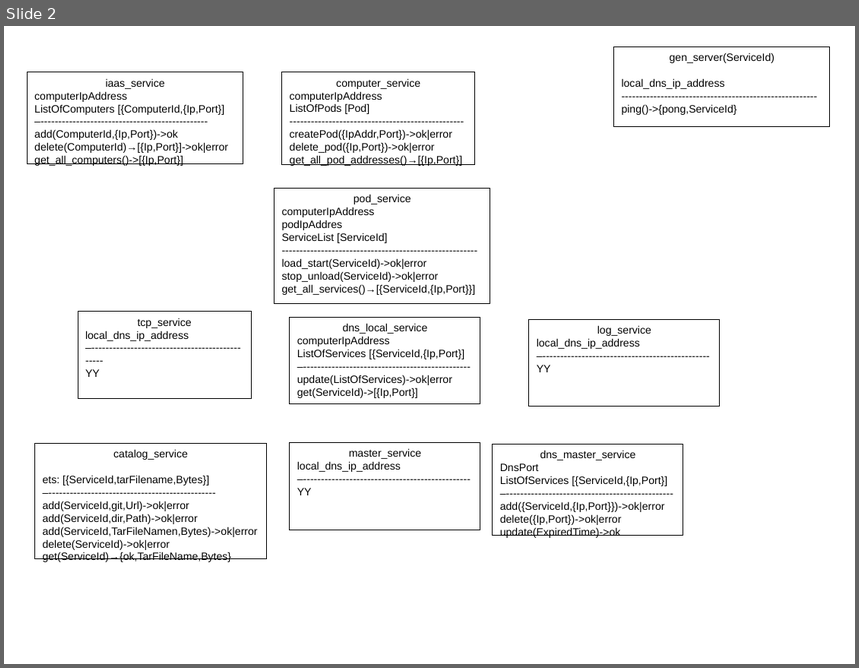
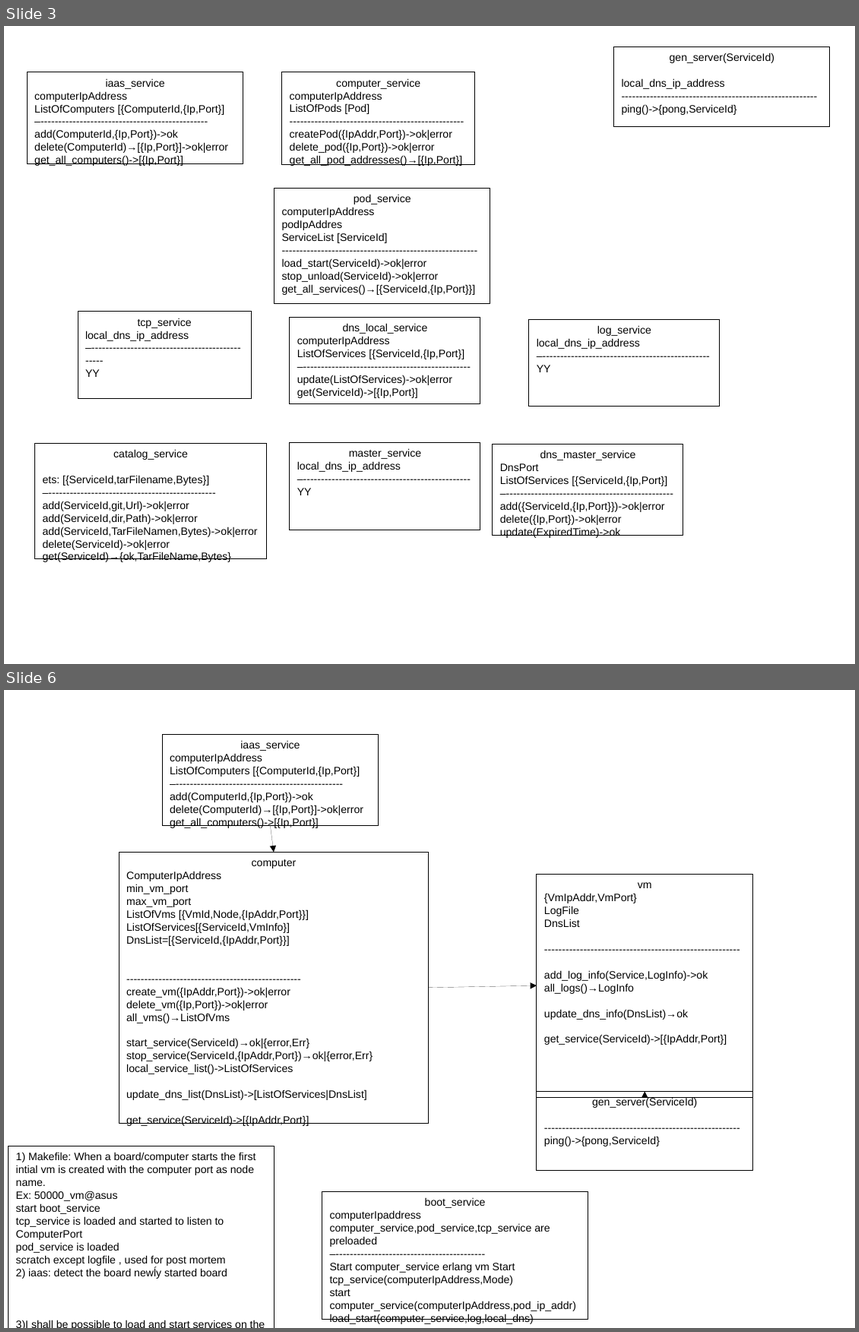
Before and after one commit to joq62/d, a slide deck: Jml.spec.odp. Shown one above the other, each under a label of ours: slide 2 before the commit, slides 3 and 6 after it; the slides between them are not shown. The pictures are 859x668 and 859x1332 pixels, drawn with LibreOffice and Linux fonts; fonts in the diff are those of the drawing. Boxes give left, top, right and bottom in pixels: in the first picture for what was removed or moved away, otherwise in the second. Text is boxed around its words. In the diff, an @@ line names an element or a change of style, - is before the commit and + after.

Commit message:
boot_service

```diff
--- a/Jml.spec.odp
+++ b/Jml.spec.odp
@@ slide 6 added at (4, 690, 855, 1328), background #FFFFFF @@
@@ rectangle added at (162, 735, 379, 826), outline #000000 0 pt, 10 pt, text #000000 @@
+iaas_service
+computerIpAddress
+ListOfComputers [{ComputerId,{Ip,Port}]
+–-----------------------------------------------
+add(ComputerId,{Ip,Port})->ok
+delete(ComputerId)→[{Ip,Port}]->ok|error
+get_all_computers()->[{Ip,Port}]
@@ arrow added from (271, 826) to (274, 852), #000000 0 pt @@
@@ rectangle added at (119, 852, 429, 1123), outline #000000 0 pt, 10 pt, text #000000 @@
+computer
+ComputerIpAddress
+min_vm_port
+max_vm_port
+ListOfVms [{VmId,Node,{IpAddr,Port}}]
+ListOfServices[{ServiceId,VmInfo}]
+DnsList=[{ServiceId,{IpAddr,Port}}]
+-------------------------------------------------
+create_vm({IpAddr,Port})->ok|error
+delete_vm({Ip,Port})->ok|error
+all_vms()→ListOfVms
+start_service(ServiceId)→ok|{error,Err}
+stop_service(ServiceId,{IpAddr,Port})→ok|{error,Err}
+local_service_list()->ListOfServices
+update_dns_list(DnsList)->[ListOfServices|DnsList]
+get_service(ServiceId)->[{IpAddr,Port}]
@@ rectangle added at (537, 875, 753, 1098), outline #000000 0 pt, 10 pt, text #000000 @@
+vm
+{VmIpAddr,VmPort}
+LogFile
+DnsList
+-------------------------------------------------------
+add_log_info(Service,LogInfo)->ok
+all_logs()→LogInfo
+update_dns_info(DnsList)→ok
+get_service(ServiceId)->[{IpAddr,Port}]
@@ arrow added from (429, 988) to (537, 986), #000000 0 pt @@
@@ rectangle added at (537, 1091, 753, 1171), outline #000000 0 pt, 10 pt, text #000000 @@
+gen_server(ServiceId)
+-------------------------------------------------------
+ping()->{pong,ServiceId}
@@ arrow added from (645, 1098) to (645, 1091), #000000 0 pt @@
@@ rectangle added at (9, 1147, 275, 1328), outline #000000 0 pt, 10 pt, text #000000 @@
+1) Makefile: When a board/computer starts the first intial vm is created with the computer port as node name.
+Ex: 50000_vm@asus
+start boot_service
+tcp_service is loaded and started to listen to ComputerPort
+pod_service is loaded
+scratch except logfile , used for post mortem
+2) iaas: detect the board newĺy started board
+3)I shall be possible to load and start services on the intitla vm
+3) The intial vm takes controll over the computer
@@ rectangle added at (322, 1192, 588, 1319), outline #000000 0 pt, 10 pt, text #000000 @@
+boot_service
+computerIpaddress
+computer_service,pod_service,tcp_service are preloaded
+–------------------------------------------
+Start computer_service erlang vm Start tcp_service(computerIpAddress,Mode)
+start computer_service(computerIpAddress,pod_ip_addr)
+load_start(computer_service,log,local_dns)
@@ what was slide 2 is now slide 3 @@
```
Also in this commit, not shown: 2 slides changed, 2 other slides added, 6 other files.
